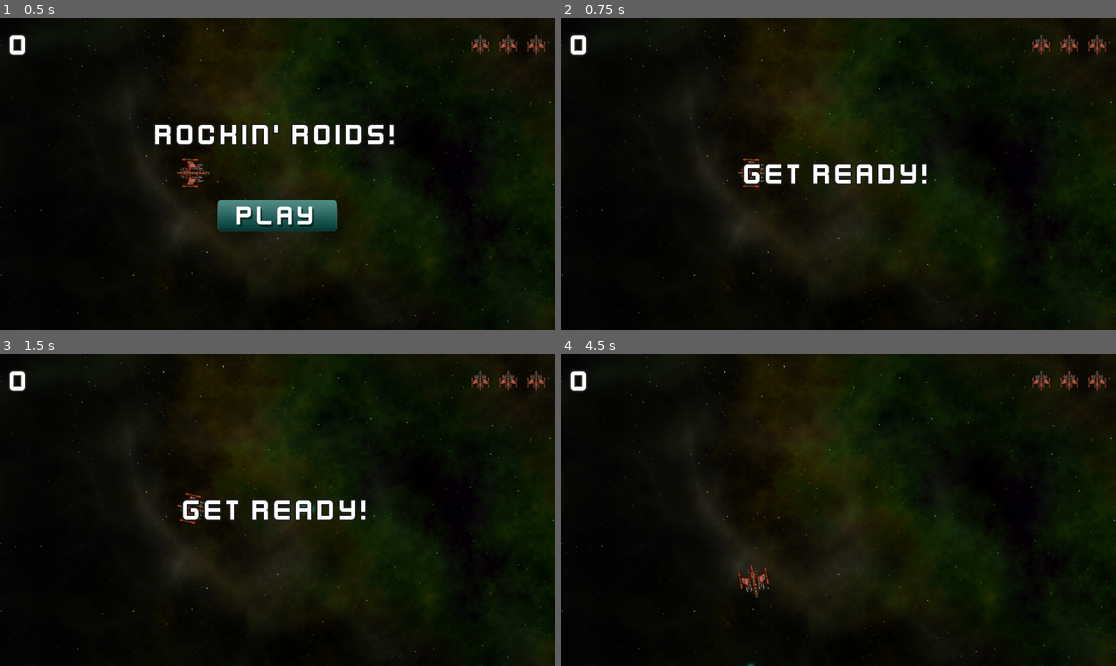
Above: before the commit, frames 1-4 (two rows, left to right).
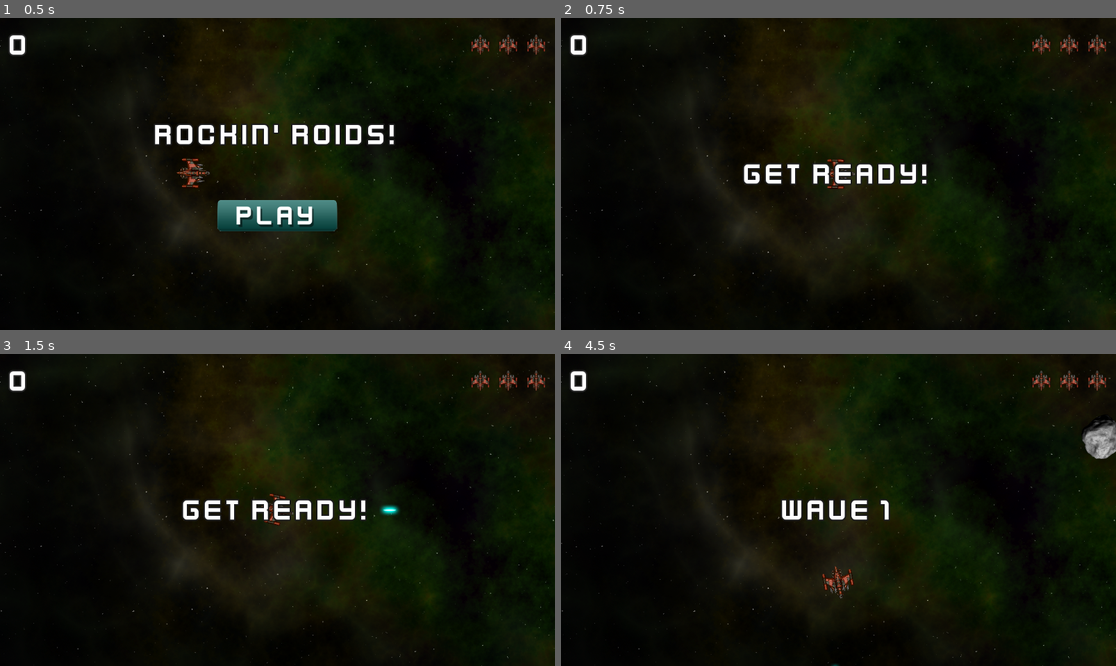
Above: after the commit, the same moments.

Repository: Nordtwig/rockin-roids
Game: Godot game, scene res://main/main.tscn
The game is run twice, just before and just after one commit, with the same random seed, the same clock (stepped at 60 frames per second) and the same inputs.
Inputs (mouse positions are in pixels of both pictures, inside the frame that each line leads up to):
- Up to frame 1 (0.5 s): no input
- Up to frame 2 (0.75 s): click (838, 214) at 0.5 s
- Up to frame 3 (1.5 s): tap Enter at 1.25 s; hold D (rotate_right) from 1.28 s (still down); hold Space (shoot) from 1.28 s (still down)
- Up to frame 4 (4.5 s): release D (rotate_right) at 2.03 s; release Space (shoot) at 2.03 s; hold A (rotate_left) 2.03-2.78 s; tap Space (shoot) at 2.1, 3.6 s; hold D (rotate_right) 2.78-3.53 s; hold Space (shoot) 2.78-3.53 s; hold W (thrust) 3.53-4.28 s; hold A (rotate_left) from 4.28 s (still down); hold Space (shoot) from 4.28 s (still down)

Frame 1 is identical in both runs. In frame 2, 0.2% of the frame differs, in the area x 31-53%, y 44-55%; in frame 3, 0.3%; in frame 4, 1.8%, in the area x 31-100%, y 20-100%.
Error before the commit: Invalid call. Nonexistent function 'reset' in base 'RigidBody2D (player.gd)'. (res://main/main.gd:53)

Commit message:
set up player new game logic

Diff:
--- a/main/main.gd
+++ b/main/main.gd
@@ -1,4 +1,6 @@
 extends Node
+
+signal player_lives_changed(value)
 
 @export var rock_scene: PackedScene
 
@@ -11,6 +13,7 @@
 func _ready() -> void:
     screen_size = get_viewport().get_visible_rect().size
     $HUD.start_game.connect(on_hud_start_game)
+    $Player.lives_changed.connect(on_player_lives_changed)
 
 
 func _process(_delta) -> void:
@@ -64,3 +67,7 @@
 
 func on_hud_start_game() -> void:
     new_game()
+
+
+func on_player_lives_changed(value) -> void:
+    player_lives_changed.emit(value)
--- a/player/player.gd
+++ b/player/player.gd
@@ -1,4 +1,7 @@
 extends RigidBody2D
+
+signal lives_changed
+signal dead
 
 enum PlayerState {INIT, ALIVE, INVULNERABLE, DEAD}
 
@@ -15,6 +18,8 @@
 var rotation_direction: float = 0
 var screen_size: Vector2 = Vector2.ZERO
 var can_shoot: bool = true
+var reset_position = false
+var lives = 0: set = set_lives
 
 
 func _ready() -> void:
@@ -38,6 +43,9 @@
     x_form.origin.x = wrapf(x_form.origin.x, 0, screen_size.x)
     x_form.origin.y = wrapf(x_form.origin.y, 0, screen_size.y)
     physics_state.transform = x_form
+    if reset_position:
+        physics_state.transform.origin = screen_size / 2
+        reset_position = false
 
 
 func _change_state(new_state) -> void:
@@ -75,5 +83,21 @@
     bullet_instance.start($MuzzleMarker.global_transform)
 
 
+func set_lives(value) -> void:
+    lives = value
+    lives_changed.emit(lives)
+    if lives <= 0:
+        _change_state(PlayerState.DEAD)
+    else:
+        _change_state(PlayerState.INVULNERABLE)
+
+
+func reset() -> void:
+    reset_position = true
+    $Sprite2D.show()
+    lives = 3
+    _change_state(PlayerState.ALIVE)
+
+
 func _on_gun_cooldown_timer_timeout() -> void:
     can_shoot = true
--- a/ui/hud.gd
+++ b/ui/hud.gd
@@ -11,6 +11,7 @@
 func _ready() -> void:
     $Timer.timeout.connect(on_timer_timeout)
     start_button.pressed.connect(on_start_button_pressed)
+    get_parent().player_lives_changed.connect(on_main_player_lives_changed)
 
 
 func show_message(text: String) -> void:
@@ -42,3 +43,7 @@
 func on_start_button_pressed() -> void:
     start_button.hide()
     start_game.emit()
+
+
+func on_main_player_lives_changed(value) -> void:
+    update_lives_counter(value)
